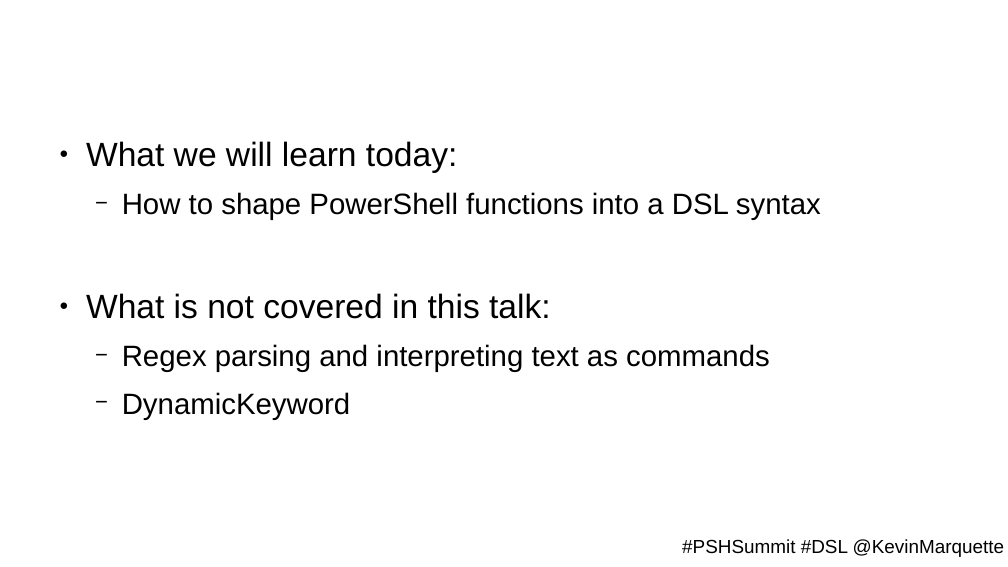
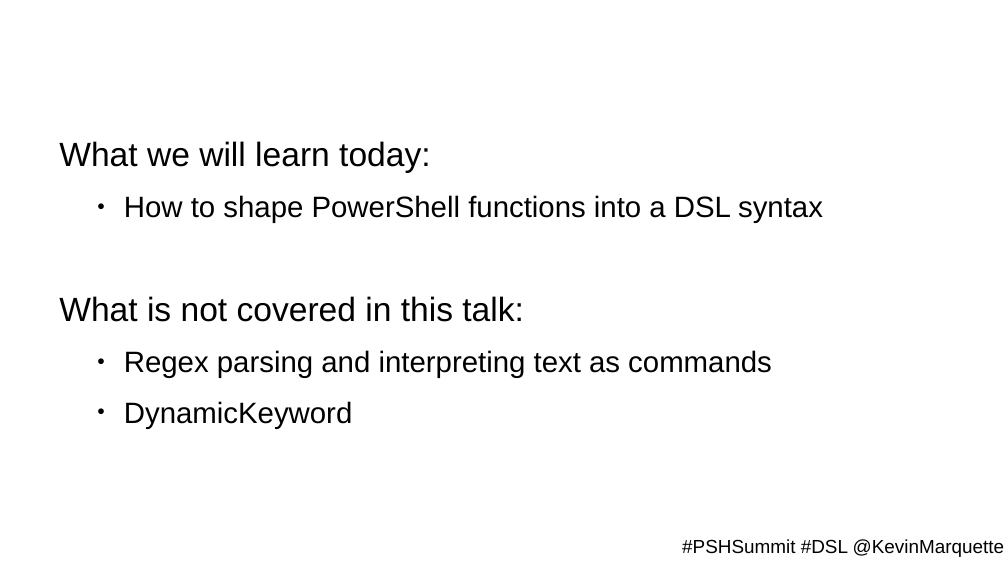
Before and after one commit to KevinMarquette/DSLPresentation, a slide deck: slide 6 of PSSummit-DSL.pptx (slide 11 before the commit). Drawn at 1008x567 pixels with LibreOffice and Linux fonts; fonts in the diff are those of the drawing; background and template pictures are left out. Boxes give left, top, right and bottom in pixels: in the first picture for what was removed or moved away, otherwise in the second. Text is boxed around its words. In the diff, an @@ line names an element or a change of style, - is before the commit and + after.

```diff
--- a/PSSummit-DSL.pptx
+++ b/PSSummit-DSL.pptx
@@ text "What we will learn today:" at box(59, 141, 823, 428): bullet ● to none; bullet − to ●; more space between paragraphs @@
```
Also in this commit, not shown: 5 other slides changed, 5 slides added, 7 slides removed, 7 other files.
